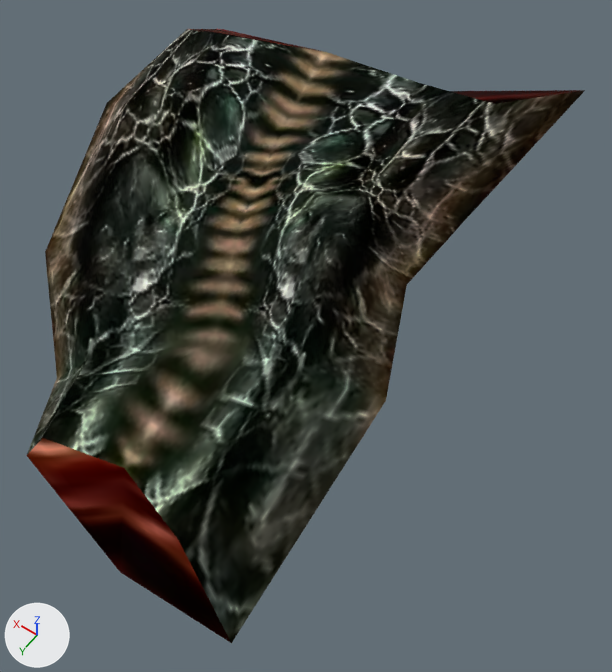
Two versions of the glTF model assets/models/ITAT_SHARKSKIN.glb, one commit apart.
Camera for both pictures: a 50 mm lens placed at (-0.325, 0.362, 0.468), pointed at (-0.086, 0.028, -0.057). The lights are fixed; the arrows at lower left show +X, +Y and +Z.
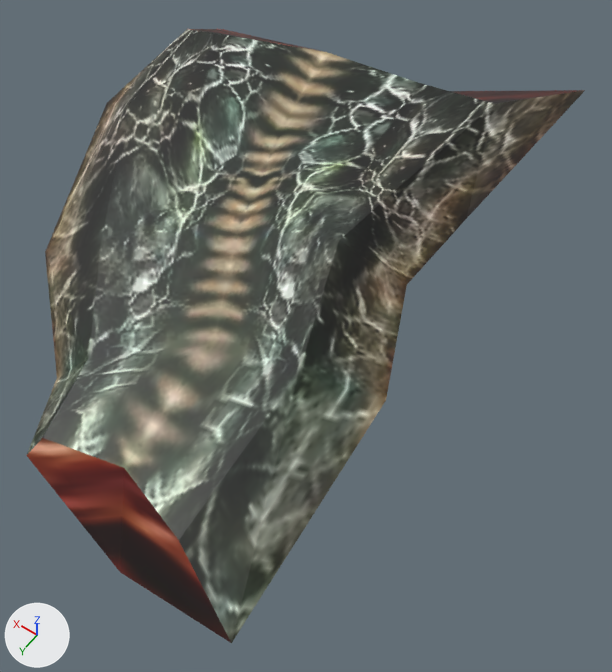
The change, as a list of edits to the scene's bpy script:
```text
Add img_swa_body_v0_1:
    img_swa_body_v0_1 = load_image('Swa_Body_V0', '_unpacked/Swa_Body_V0', 1024, 256, 'sRGB')
Change mat_swa_body_v0:
    mat_swa_body_v0.metallic: 1.0 -> 0.0
    mat_swa_body_v0.roughness: 1.0 -> 0.5
    mat_swa_body_v0.texture: img_swa_body_v0 -> img_swa_body_v0_1
```

What differs and where, as boxes (x1, y1, x2, y2) in the pictures (612 x 672 px):
'Mesh', surface changed (black to grey): (27, 29, 585, 643) in both
